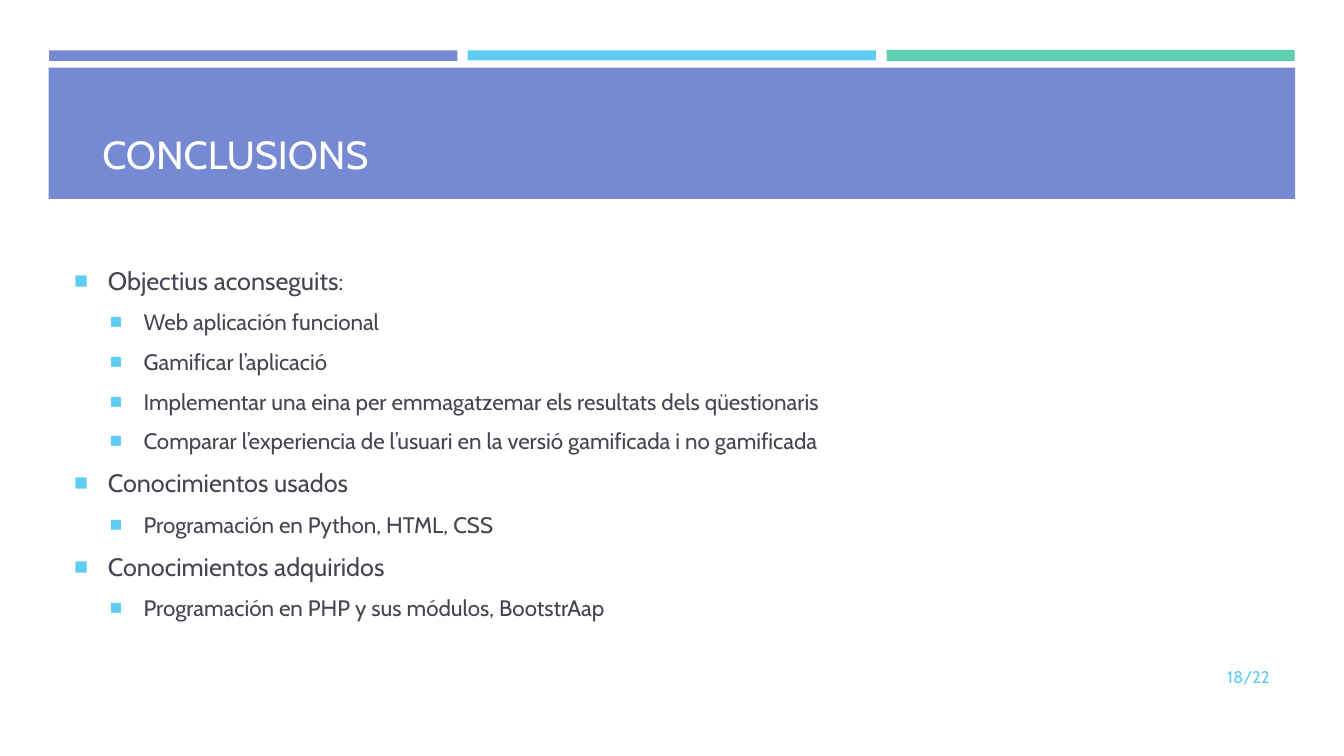
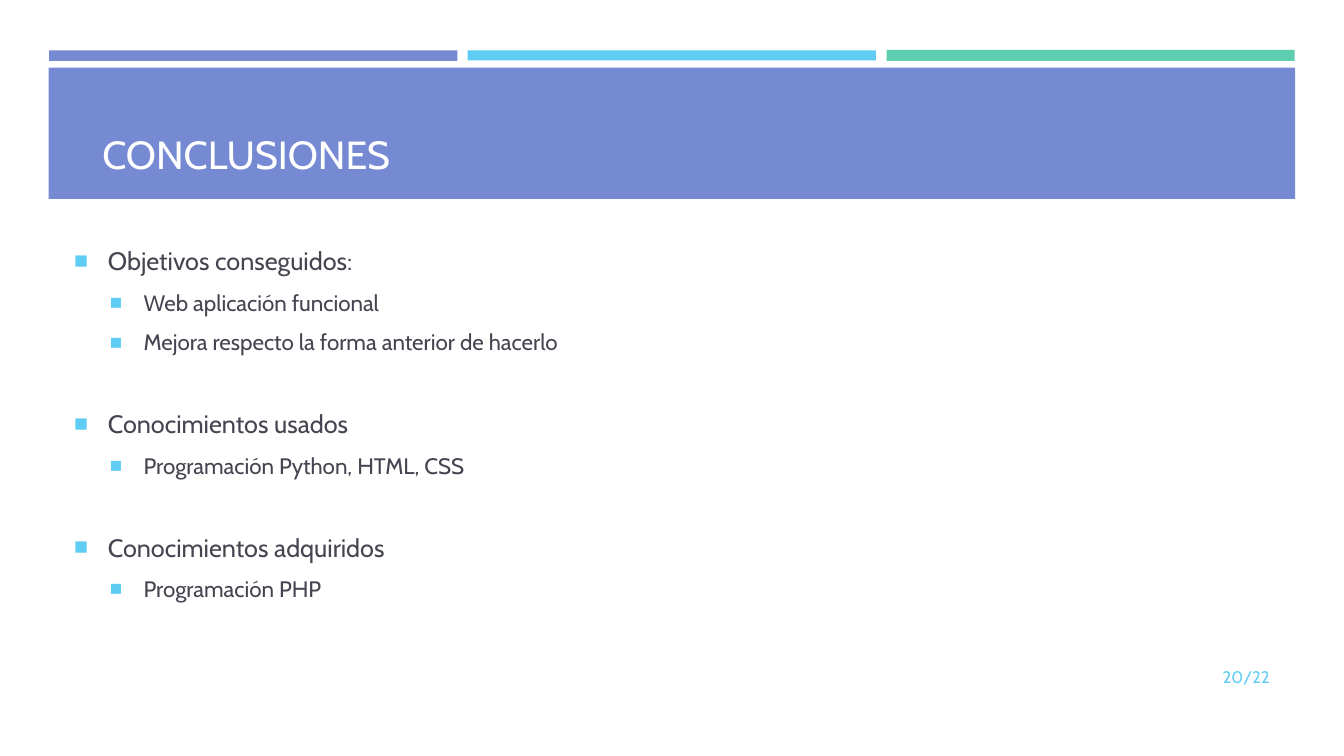
Before and after one commit to mdlunag/tfg, a slide deck: slide 20 of tfg_presentacio.pptx (slide 18 before the commit). Drawn at 1344x756 pixels with LibreOffice and Linux fonts; fonts in the diff are those of the drawing. Boxes give left, top, right and bottom in pixels: in the first picture for what was removed or moved away, otherwise in the second. Text is boxed around its words. In the diff, an @@ line names an element or a change of style, - is before the commit and + after.

```diff
--- a/tfg_presentacio.pptx
+++ b/tfg_presentacio.pptx
@@ title at box(102, 141, 390, 170): text changed @@
-CONCLUSIONS
+CONCLUSIONES
@@ text at box(108, 251, 352, 277): text changed @@
-■ Objectius aconseguits:
+■ Objetivos conseguidos:
@@ text at box(144, 333, 558, 356): text changed @@
-  ■ Gamificar l’aplicació
-  ■ Implementar una eina per emmagatzemar els resultats dels qüestionaris
-  ■ Comparar l’experiencia de l’usuari en la versió gamificada i no gamificada
+  ■ Mejora respecto la forma anterior de hacerlo
@@ text at box(144, 457, 464, 480): text changed @@
-  ■ Programación en Python, HTML, CSS
+  ■ Programación Python, HTML, CSS
@@ text at box(144, 581, 321, 603): text changed @@
-  ■ Programación en PHP y sus módulos, BootstrAap
+  ■ Programación PHP
@@ page number at box(1223, 671, 1270, 685): text changed @@
-18/22
+20/22
```
Also in this commit, not shown: 9 other slides changed, 6 slides added, 4 slides removed.
